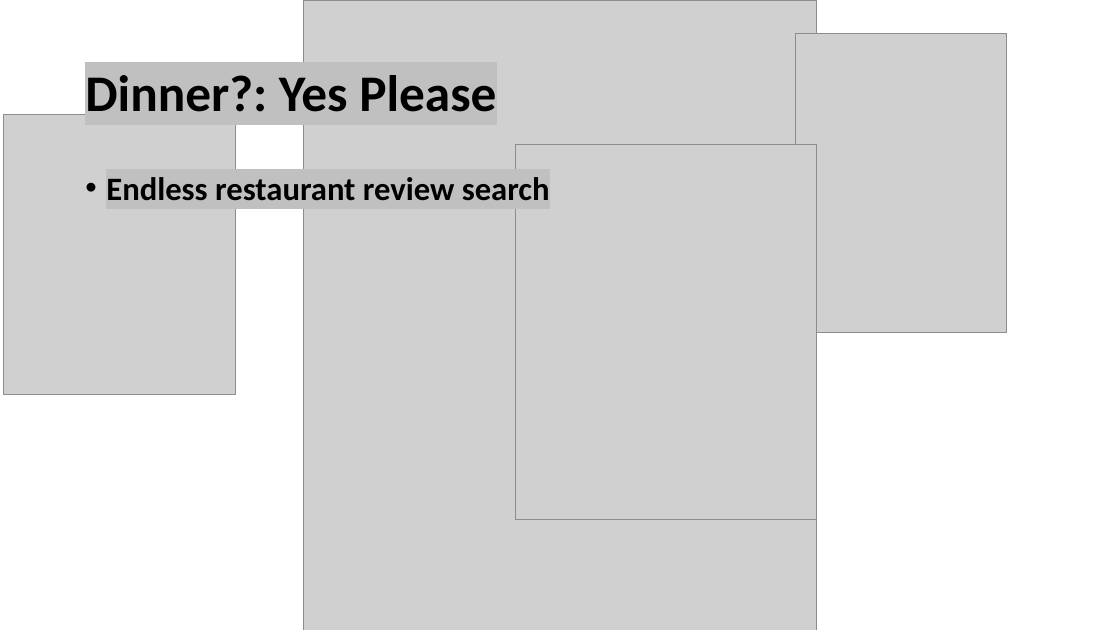
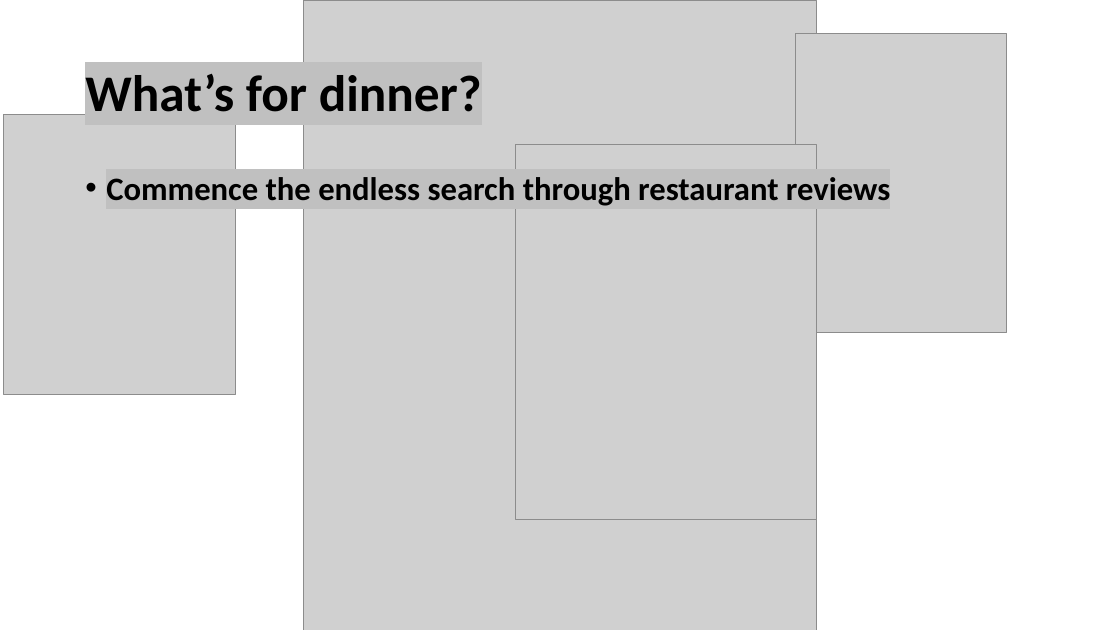
Before and after one commit to nReyna/capstone-VeCan-or-VeCant, a slide deck: slide 3 of PrestOutline.pptx (slide 2 before the commit). Drawn at 1120x630 pixels with LibreOffice and Linux fonts; fonts in the diff are those of the drawing; grey boxes stand for pictures. Boxes give left, top, right and bottom in pixels: in the first picture for what was removed or moved away, otherwise in the second. Text is boxed around its words. In the diff, an @@ line names an element or a change of style, - is before the commit and + after.

Commit message:
Presentation update

```diff
--- a/PrestOutline.pptx
+++ b/PrestOutline.pptx
@@ title at (85,74,482,112): text changed @@
-Dinner?: Yes Please
+What’s for dinner?
@@ text at (106,177,890,206): text changed @@
-• Endless restaurant review search
+• Commence the endless search through restaurant reviews
```
Also in this commit, not shown: 1 other slide changed, 3 slides added.
